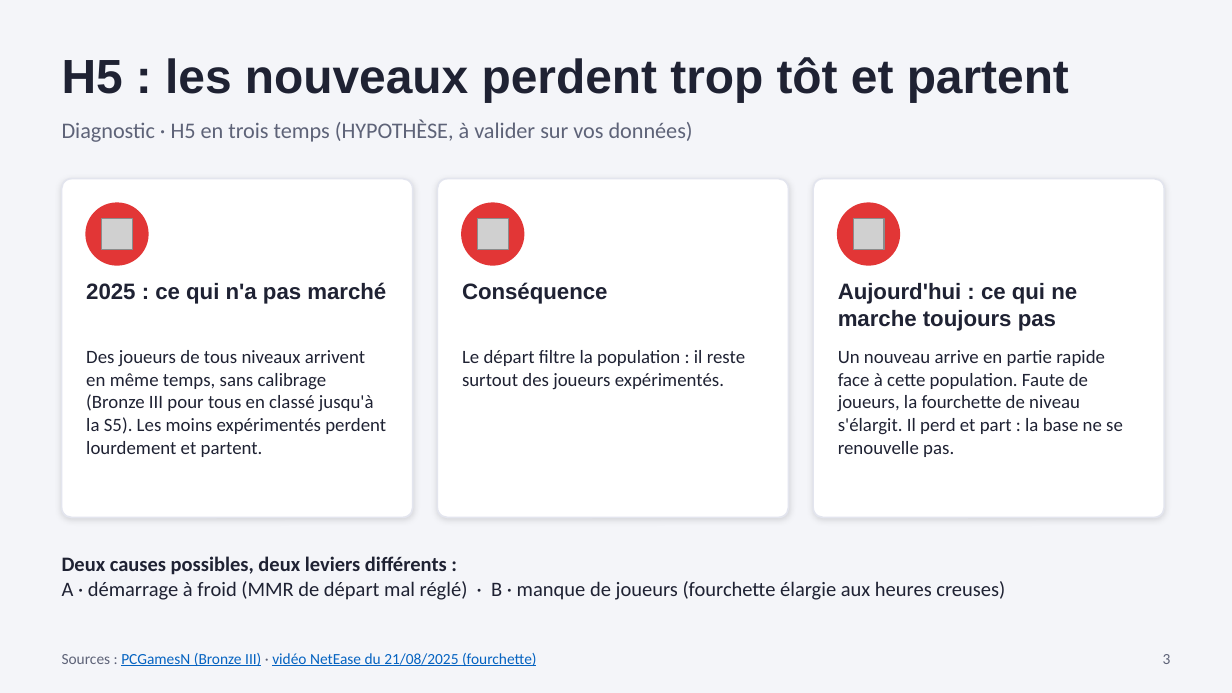
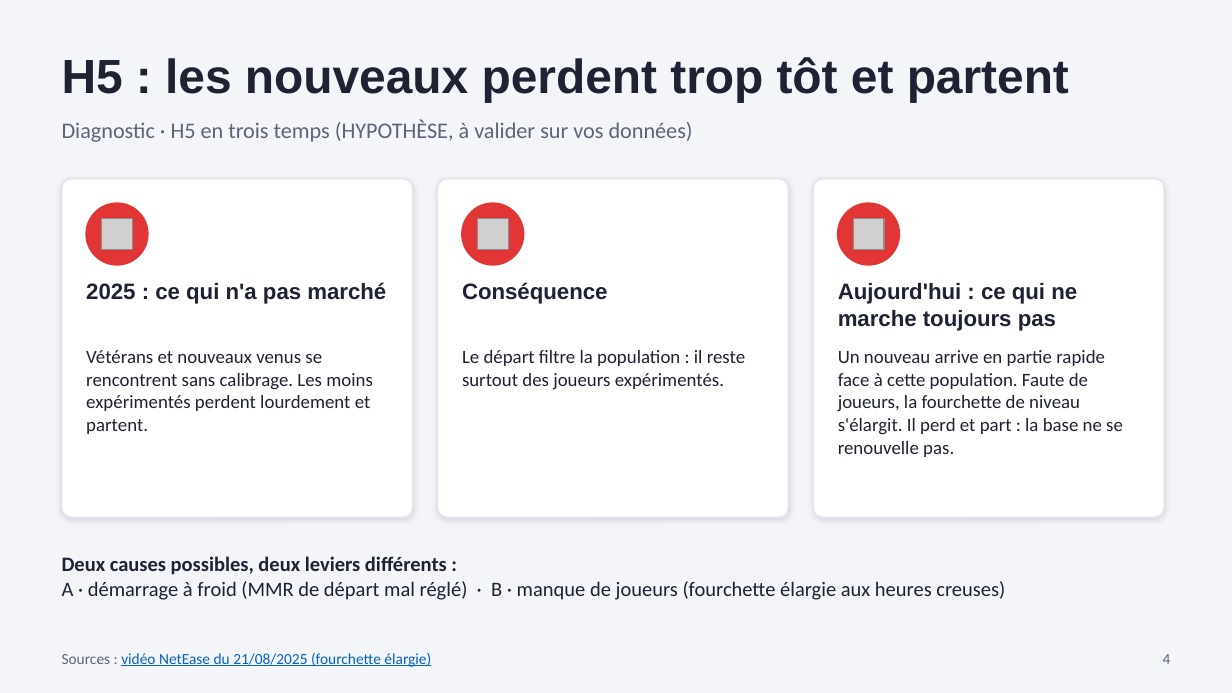
Before and after one commit to noeantoniov1-crypto/SOCIO, a slide deck: slide 4 of docs/presentation/pitch_marvel_rivals_netease.pptx (slide 3 before the commit). Drawn at 1232x693 pixels with LibreOffice and Linux fonts; fonts in the diff are those of the drawing; grey boxes stand for pictures. Boxes give left, top, right and bottom in pixels: in the first picture for what was removed or moved away, otherwise in the second. Text is boxed around its words. In the diff, an @@ line names an element or a change of style, - is before the commit and + after.

```diff
--- a/docs/presentation/pitch_marvel_rivals_netease.pptx
+++ b/docs/presentation/pitch_marvel_rivals_netease.pptx
@@ text at <box>86,350,373,434</box>: text changed @@
-Des joueurs de tous niveaux arrivent en même temps, sans calibrage (Bronze III pour tous en classé jusqu'à la S5). Les moins expérimentés perdent lourdement et partent.
+Vétérans et nouveaux venus se rencontrent sans calibrage. Les moins expérimentés perdent lourdement et partent.
@@ text at <box>62,653,431,667</box>: text changed @@
-Sources : PCGamesN (Bronze III) · vidéo NetEase du 21/08/2025 (fourchette)
+Sources : vidéo NetEase du 21/08/2025 (fourchette élargie)
@@ text at <box>1163,654,1171,664</box>: text changed @@
-3
+4
```
Also in this commit, not shown: 6 other slides changed, 1 slide added, 2 other files.
